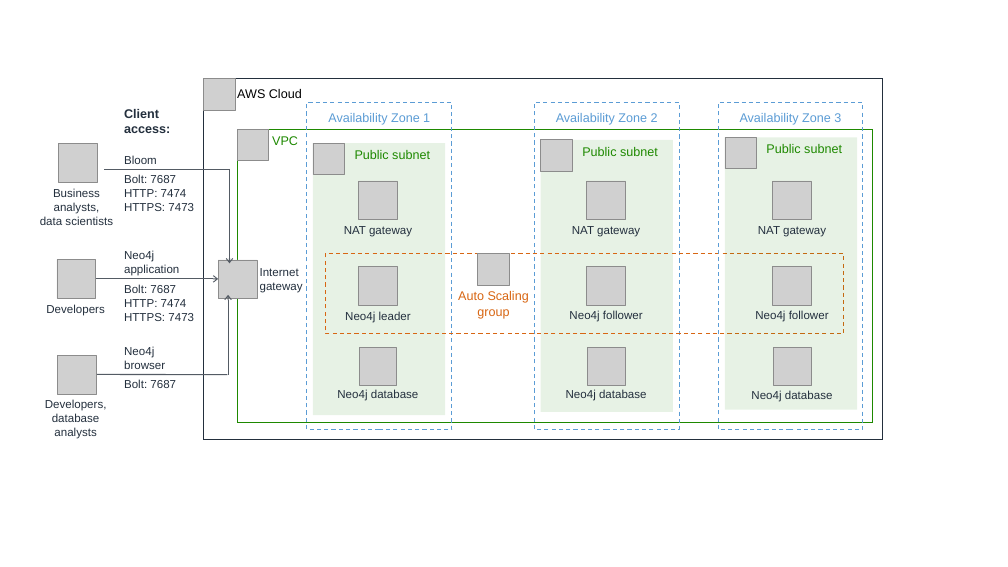
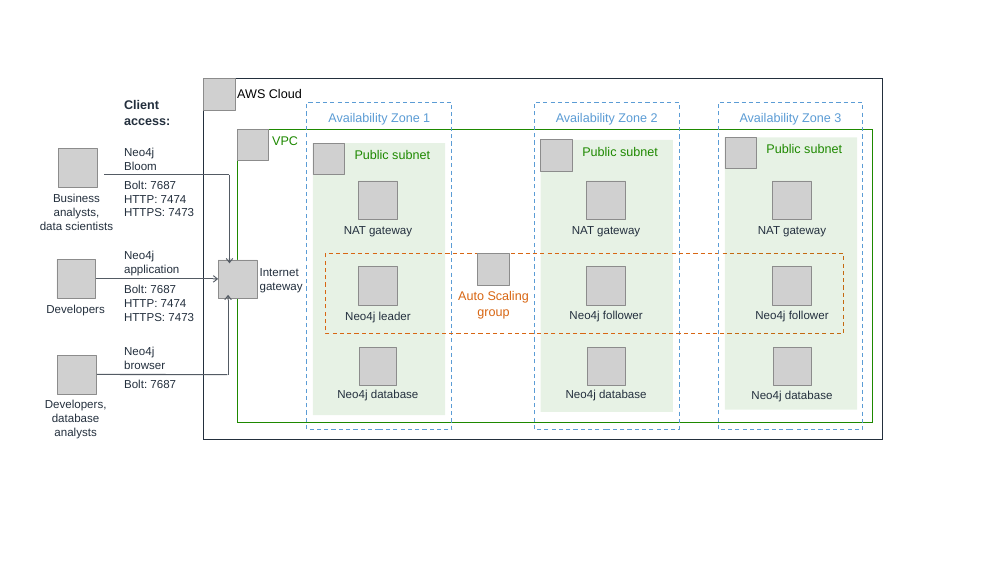
Before and after one commit to aws-quickstart/quickstart-neo4j, a slide deck: slide 1 of docs/deployment_guide/images/neo4j_architecture_diagram.pptx. Drawn at 1008x567 pixels with LibreOffice and Linux fonts; fonts in the diff are those of the drawing; grey boxes stand for pictures. Boxes give left, top, right and bottom in pixels: in the first picture for what was removed or moved away, otherwise in the second. Text is boxed around its words. In the diff, an @@ line names an element or a change of style, - is before the commit and + after.

```diff
--- a/docs/deployment_guide/images/neo4j_architecture_diagram.pptx
+++ b/docs/deployment_guide/images/neo4j_architecture_diagram.pptx
@@ text "Client access:": place and size @@
-text "Client access:" at [124, 109, 170, 133]
+text "Client access:" at [124, 100, 170, 125]
@@ text at [124, 147, 157, 170]: text changed @@
-Bloom
+Neo4j
+Bloom
@@ 2 texts, 1 picture, 1 line: place and size @@
-2 texts, 1 picture, 1 line at [40, 143, 229, 225]
+2 texts, 1 picture, 1 line at [40, 149, 229, 230]
@@ arrow moved from (230, 169) - (230, 263) to (230, 175) - (230, 263) @@
```
Also in this commit, not shown: 2 other files.
